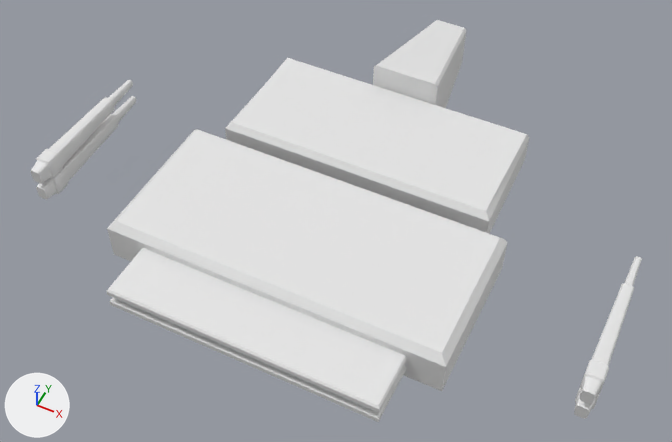
An edit to the OBJ model cosmodrone/assets/station-parts/generated/fighter_frame.obj, drawn before and after from the same camera.
Camera for both pictures: a 50 mm lens placed at (0.92, -1.93, 2.24), pointed at (-0.01, -0.06, -0.1). Arrows for +X, +Y and +Z are at lower left; the lights stay in place. Where no turn or scale is listed for an object, it has been applied to the vertices.

In view in the first picture: 'Fighter_Frame_Cube.014'.
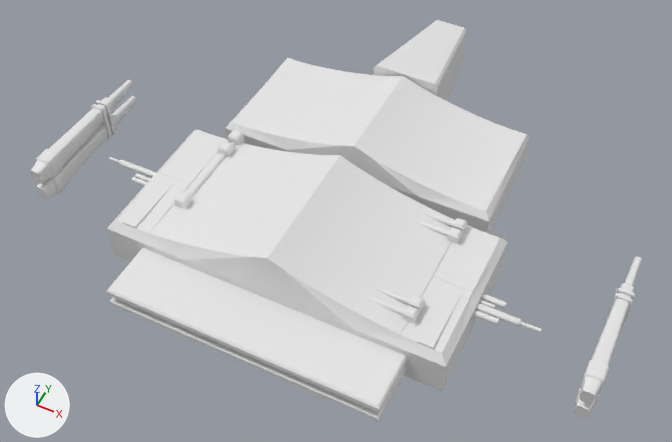
Location of each change, (x1, y1, x2, y2) in pixels of the pictures (672 x 442 px):
```json
{"object": "Cube.002_Cube.040", "change": "added", "after": [109, 130, 542, 333]}
{"part": 1, "of": "me_fighter_frame_cube_014", "change": "added", "after": [91, 104, 111, 139]}
{"part": 2, "of": "me_fighter_frame_cube_014", "change": "added", "after": [95, 100, 115, 135]}
{"part": 3, "of": "me_fighter_frame_cube_014", "change": "added", "after": [605, 294, 633, 330]}
{"part": 4, "of": "me_fighter_frame_cube_014", "change": "added", "after": [615, 288, 635, 300]}
{"part": 5, "of": "me_fighter_frame_cube_014", "change": "built on", "before": [120, 64, 505, 353], "after": [120, 64, 505, 353]}
```

The change, as JSON lines over the scene's bpy script:
```json
{"block": "me_fighter_frame_cube_014", "where": "# used by ob_fighter_frame_cube_014; location = (0.0, 0.0, 0.0)"}
{"op": "remove", "block": "me_fighter_frame_cube_014", "code": "me_fighter_frame_cube_014.from_pydata(...)  # 612 vertices, 1188 faces; spans x -0.97..0.97, y -0.72..0.9, z -0.16..0.16"}
{"op": "add", "block": "me_fighter_frame_cube_014", "code": "me_fighter_frame_cube_014.from_pydata(...)  # 954 vertices, 1856 faces; spans x -0.97..0.97, y -0.72..0.9, z -0.16..0.2"}
{"block": "me_fighter_frame_cube_014", "change": "me_fighter_frame_cube_014 part 1: a new loose piece of 44 vertices spanning x -0.96..-0.91, y -0.09..-0.08, z -0.08..0.07"}
{"block": "me_fighter_frame_cube_014", "change": "me_fighter_frame_cube_014 part 2: a new loose piece of 44 vertices spanning x -0.96..-0.91, y -0.07..-0.06, z -0.08..0.07"}
{"block": "me_fighter_frame_cube_014", "change": "me_fighter_frame_cube_014 part 3: a new loose piece of 44 vertices spanning x 0.91..0.96, y -0.09..-0.08, z -0.08..0.07"}
{"block": "me_fighter_frame_cube_014", "change": "me_fighter_frame_cube_014 part 4: a new loose piece of 44 vertices spanning x 0.91..0.96, y -0.07..-0.06, z -0.08..0.07"}
{"block": "me_fighter_frame_cube_014", "change": "me_fighter_frame_cube_014 part 5"}
{"block": "me_fighter_frame_cube_014", "change": "32 faces are deleted"}
{"block": "me_fighter_frame_cube_014", "change": "114 vertices are added at x -0.55..0.54, y -0.54..0.46, z 0.05..0.2"}
{"block": "me_fighter_frame_cube_014", "change": "19 new vertices lie (0.0, -0.46, 0.0) away from vertices in x -0.43..0.41, y -0.05, z 0.09..0.2"}
{"block": "me_fighter_frame_cube_014", "change": "5 new vertices lie (-0.05, 0.0, 0.0) away from vertices in x -0.43, y -0.51..-0.05, z 0.09"}
{"block": "me_fighter_frame_cube_014", "change": "6 new vertices lie (-0.04, 0.0, 0.0) away from vertices in x -0.48..0.46, y -0.51..0.45, z 0.07..0.09"}
{"block": "me_fighter_frame_cube_014", "change": "5 new vertices lie (-0.04, 0.0, 0.0) away from vertices in x 0.51, y -0.51..-0.05, z 0.09"}
{"block": "me_fighter_frame_cube_014", "change": "17 new vertices lie (0.0, 0.4, 0.0) away from vertices in x -0.35..0.34, y 0.05, z 0.08..0.16"}
{"block": "me_fighter_frame_cube_014", "change": "364 new faces join them"}
{"op": "add", "block": "me_cube_002_cube_040", "code": ["me_cube_002_cube_040 = bpy.data.meshes.new('Cube.002_Cube.040')", "me_cube_002_cube_040.from_pydata(...)  # 532 vertices, 988 faces; spans x -0.76..0.76, y -0.46..-0.02, z 0.02..0.13"]}
{"op": "add", "block": "ob_cube_002_cube_040", "code": ["ob_cube_002_cube_040 = bpy.data.objects.new('Cube.002_Cube.040', me_cube_002_cube_040)", "ob_cube_002_cube_040.location = (0.0, 0.0, 0.0)"]}
```
